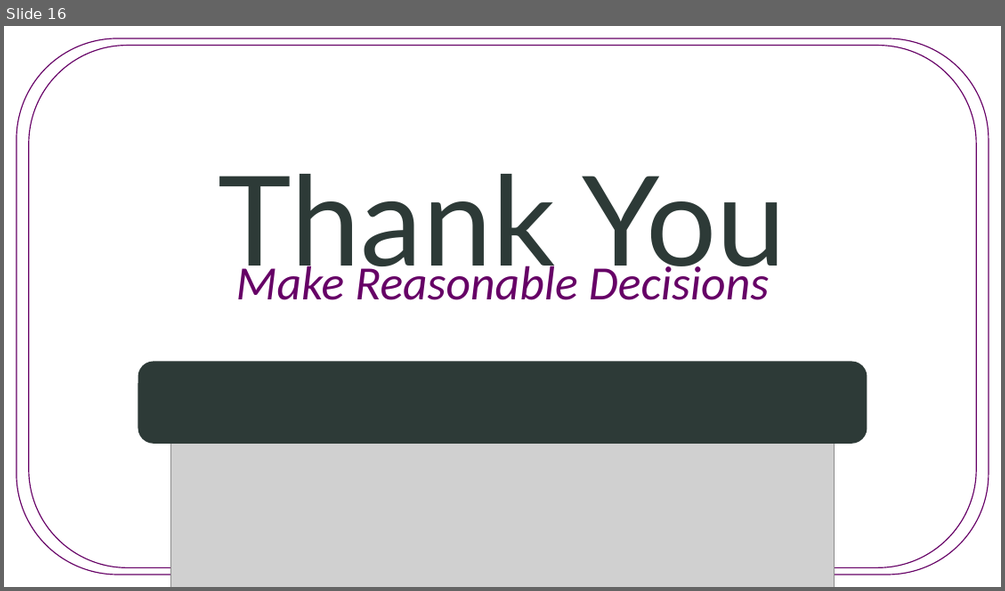
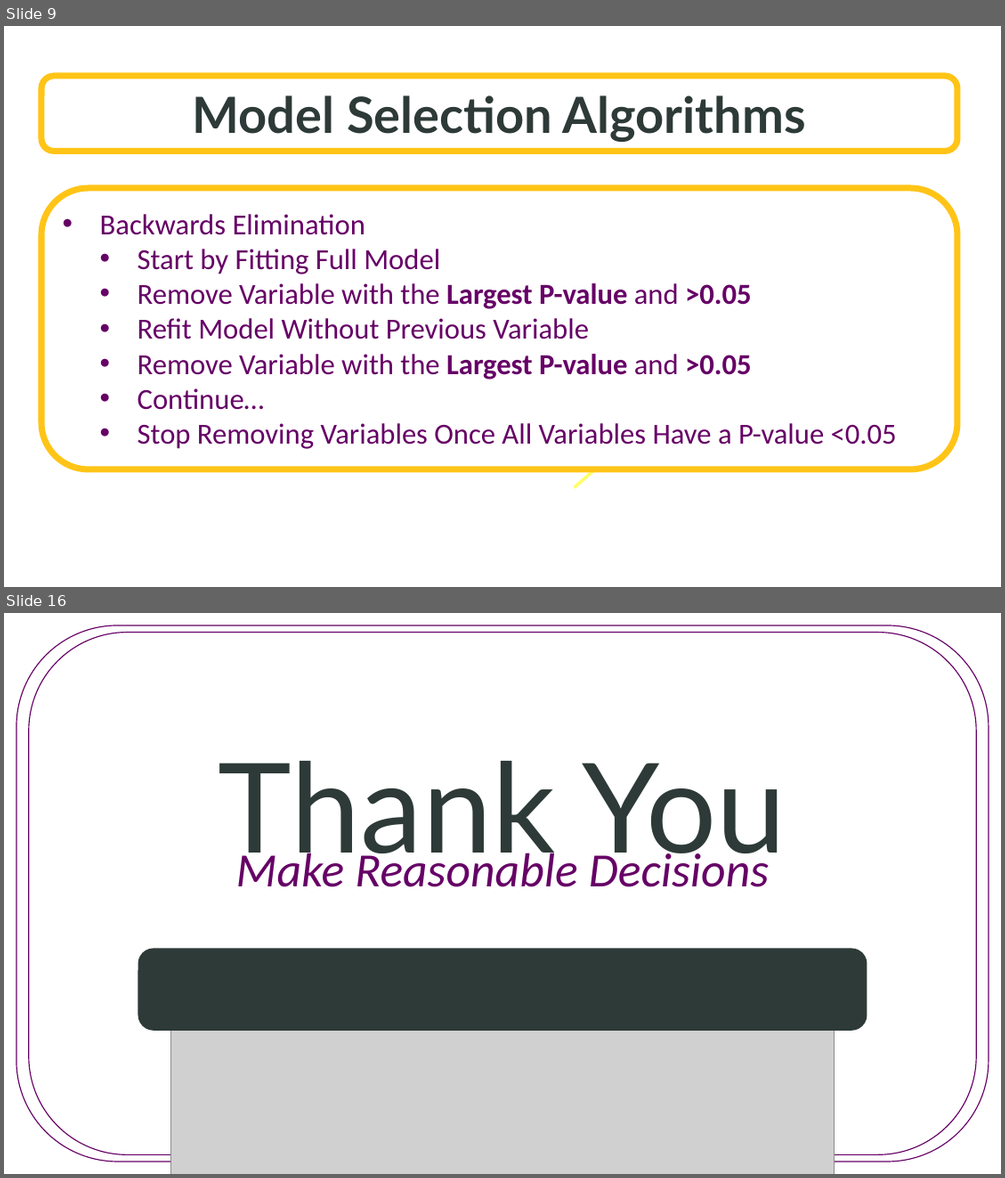
Before and after one commit to SuperMarioGiacomazzo/STOR455_WEBSITE, a slide deck: Lectures/16 - Techniques for Choosing Predictors.pptx. Shown one above the other, each under a label of ours: slide 16 before the commit, slides 9 and 16 after it; the slides between them are not shown. The pictures are 1005x591 and 1005x1178 pixels, drawn with LibreOffice and Linux fonts; fonts in the diff are those of the drawing; grey boxes stand for pictures; background and template pictures are left out. Boxes give left, top, right and bottom in pixels: in the first picture for what was removed or moved away, otherwise in the second. Text is boxed around its words. In the diff, an @@ line names an element or a change of style, - is before the commit and + after.

```diff
--- a/Lectures/16 - Techniques for Choosing Predictors.pptx
+++ b/Lectures/16 - Techniques for Choosing Predictors.pptx
@@ slide 9 added at bbox=[4, 26, 1001, 587], background picture (left out) @@
@@ rounded rectangle added at bbox=[41, 76, 957, 151], fill #FFFFFF at 70% opacity, outline #FFC416 6 pt, 48 pt, text #2D3A37, bold @@
+Model Selection Algorithms
@@ rounded rectangle added at bbox=[41, 188, 957, 469], fill #FFFFFF, outline #FFC416 6 pt, 28 pt, text #660066 @@
+• Backwards Elimination
+  • Start by Fitting Full Model
+  • Remove Variable with the Largest P-value and >0.05
+  • Refit Model Without Previous Variable
+  • Remove Variable with the Largest P-value and >0.05
+  • Continue…
+  • Stop Removing Variables Once All Variables Have a P-value <0.05
@@ arrow added from (574, 487) to (624, 444), #FFFF66 3 pt @@
```
Also in this commit, not shown: 7 other slides added, 8 slides removed, 10 other files.
